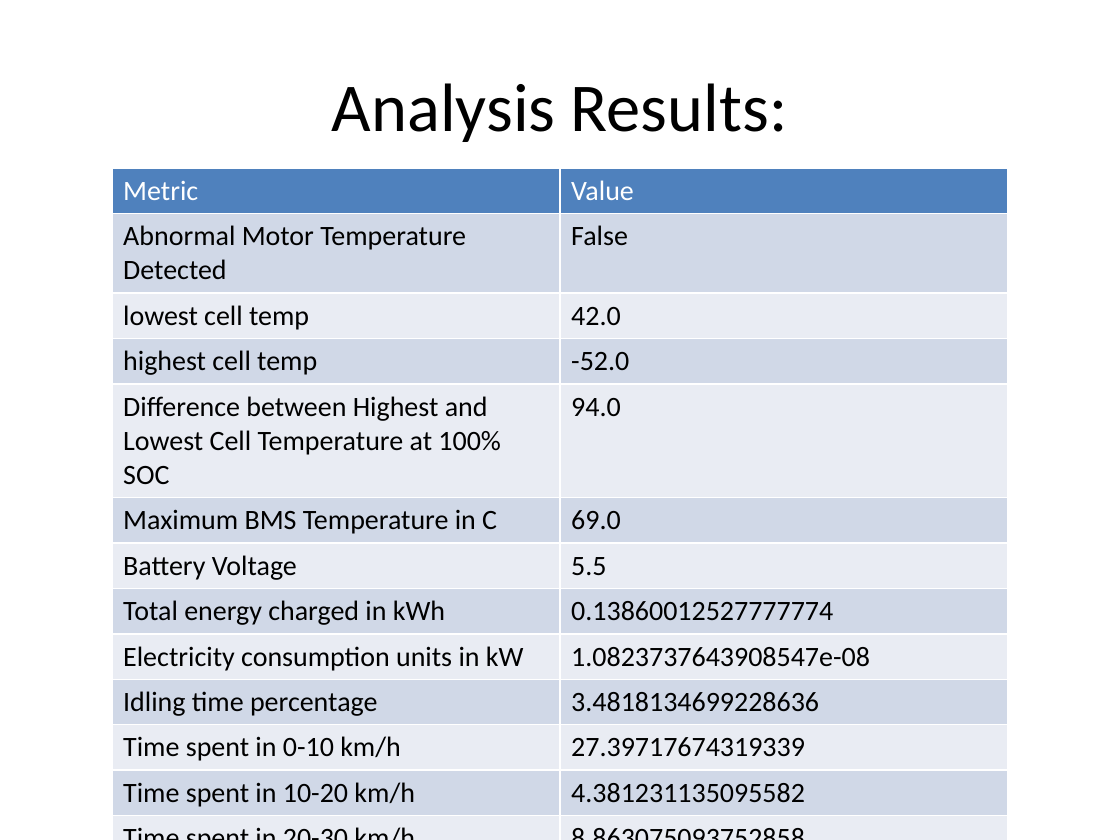
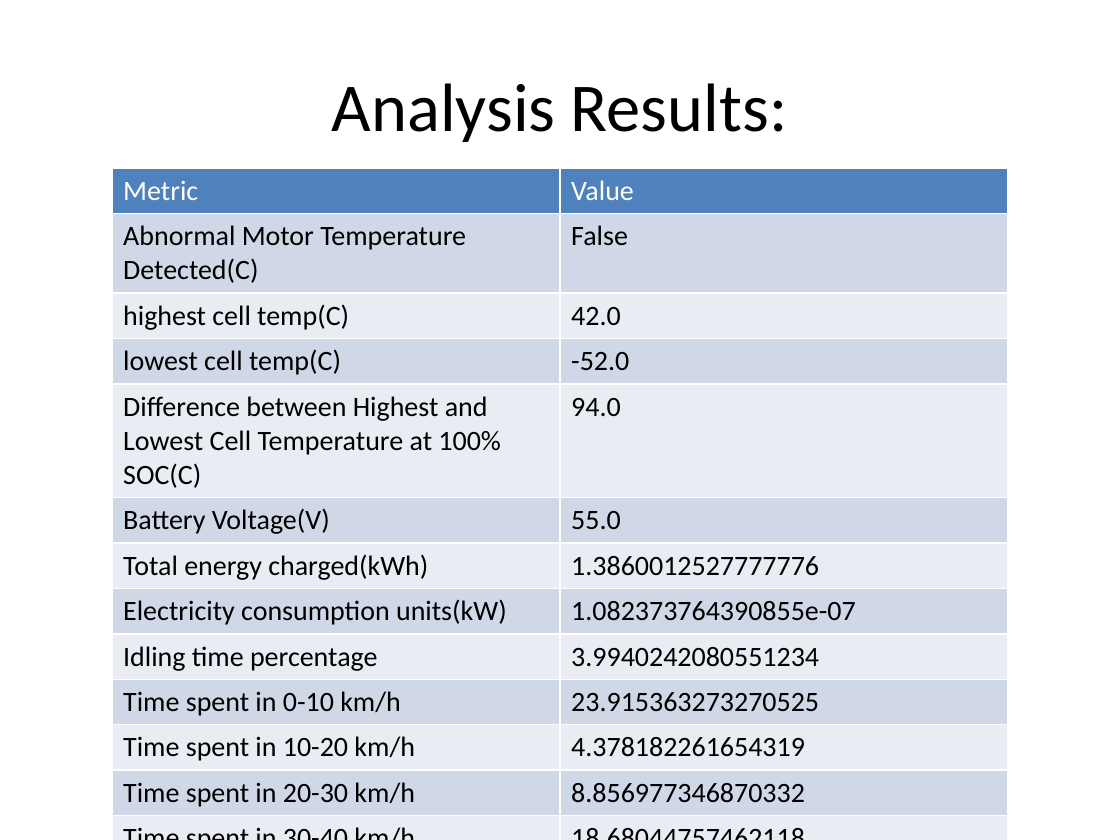
Before and after one commit to annmonrajijames/Automationdashboard, a slide deck: slide 4 of Automationdashboard/MAIN_FOLDER/Automation_Dashboard_Batterywise/V4/D11_03_2024/B3_B07_16.40_17.38/analysis_B3_B07_16.40_17.38.pptx. Drawn at 1120x840 pixels with LibreOffice and Linux fonts; fonts in the diff are those of the drawing. Boxes give left, top, right and bottom in pixels: in the first picture for what was removed or moved away, otherwise in the second. Text is boxed around its words. In the diff, an @@ line names an element or a change of style, - is before the commit and + after.

Commit message:
Segragated each battery data from 3 battery hours Bytebeam data and stored it in a separate excel file!

```diff
--- a/Automationdashboard/MAIN_FOLDER/Automation_Dashboard_Batterywise/V4/D11_03_2024/B3_B07_16.40_17.38/analysis_B3_B07_16.40_17.38.pptx
+++ b/Automationdashboard/MAIN_FOLDER/Automation_Dashboard_Batterywise/V4/D11_03_2024/B3_B07_16.40_17.38/analysis_B3_B07_16.40_17.38.pptx
@@ table at box(112, 168, 1008, 811) @@
-row 2, column 1: Abnormal Motor Temperature Detected
+row 2, column 1: Abnormal Motor Temperature Detected(C)
-row 3, column 1: lowest cell temp
+row 3, column 1: highest cell temp(C)
-row 4, column 1: highest cell temp
+row 4, column 1: lowest cell temp(C)
-row 5, column 1: Difference between Highest and Lowest Cell Temperature at 100% SOC
+row 5, column 1: Difference between Highest and Lowest Cell Temperature at 100% SOC(C)
-row 6, column 1: Maximum BMS Temperature in C
+row 6, column 1: Battery Voltage(V)
-row 6, column 2: 69.0
+row 6, column 2: 55.0
-row 7, column 1: Battery Voltage
+row 7, column 1: Total energy charged(kWh)
-row 7, column 2: 5.5
+row 7, column 2: 1.3860012527777776
-row 8, column 1: Total energy charged in kWh
+row 8, column 1: Electricity consumption units(kW)
-row 8, column 2: 0.13860012527777774
+row 8, column 2: 1.082373764390855e-07
-row 9, column 1: Electricity consumption units in kW
+row 9, column 1: Idling time percentage
-row 9, column 2: 1.0823737643908547e-08
+row 9, column 2: 3.9940242080551234
-row 10, column 1: Idling time percentage
+row 10, column 1: Time spent in 0-10 km/h
-row 10, column 2: 3.4818134699228636
+row 10, column 2: 23.915363273270525
-row 11, column 1: Time spent in 0-10 km/h
+row 11, column 1: Time spent in 10-20 km/h
-row 11, column 2: 27.39717674319339
+row 11, column 2: 4.378182261654319
-row 12, column 1: Time spent in 10-20 km/h
+row 12, column 1: Time spent in 20-30 km/h
-row 12, column 2: 4.381231135095582
+row 12, column 2: 8.856977346870332
-row 13, column 1: Time spent in 20-30 km/h
+row 13, column 1: Time spent in 30-40 km/h
-row 13, column 2: 8.863075093752858
+row 13, column 2: 18.68044757462118
-row 14, column 1: Time spent in 30-40 km/h
+row 14, column 1: Time spent in 40-50 km/h
-row 14, column 2: 18.695691941827494
+row 14, column 2: 14.793133937010275
```
Also in this commit, not shown: 3 other slides changed, 25 other files.
